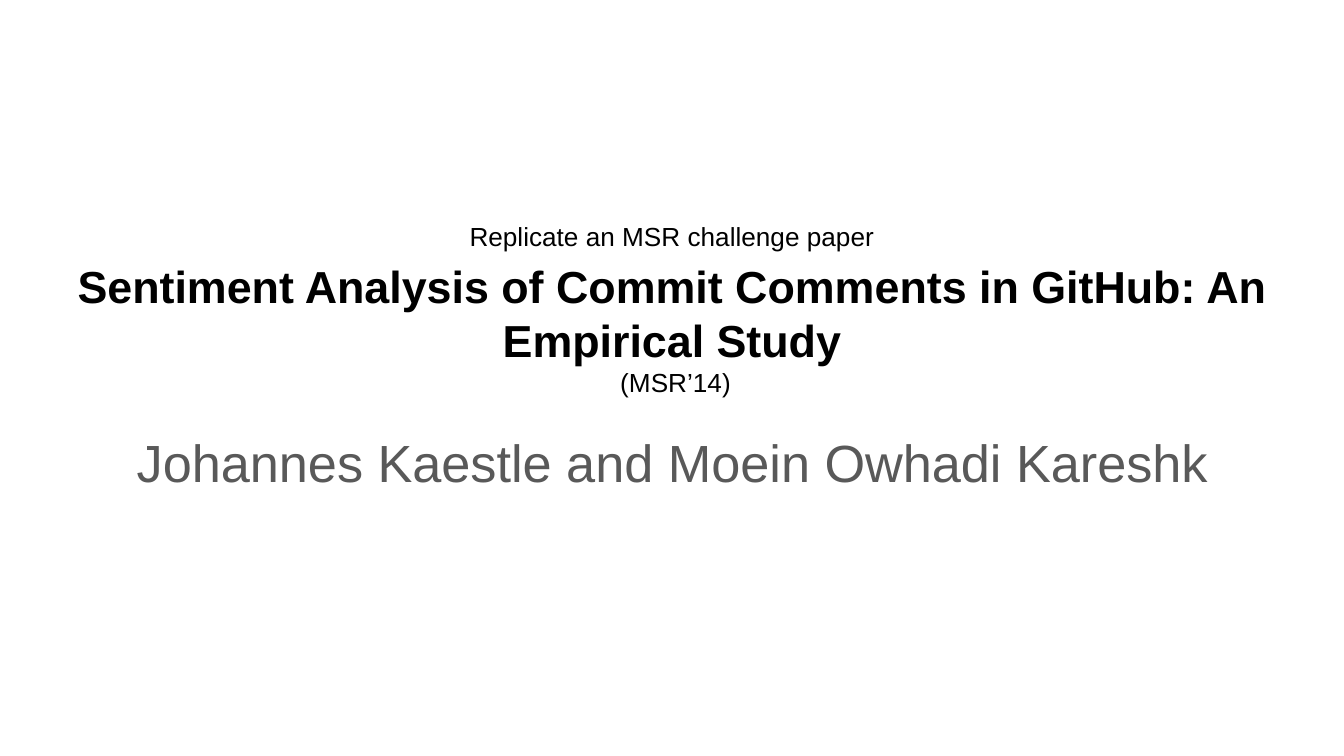
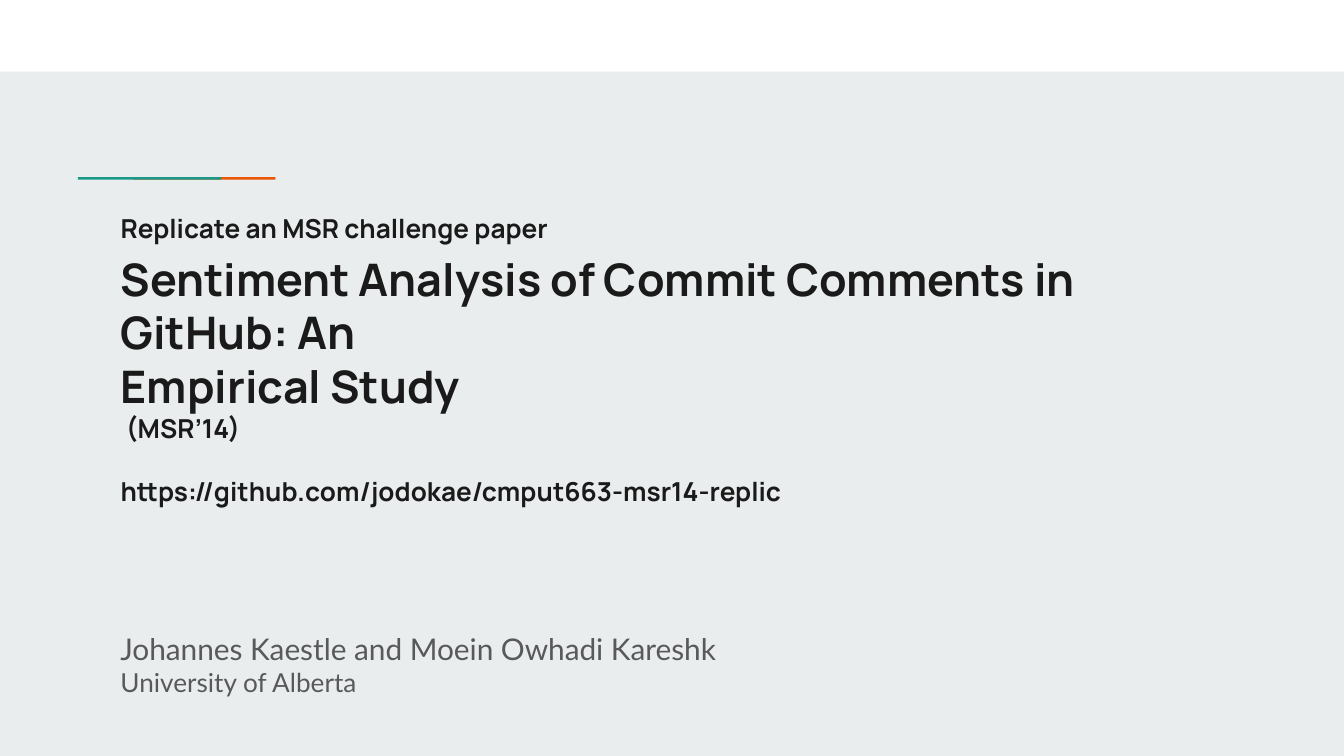
Before and after one commit to jodokae/cmput663-msr14-replic, a slide deck: slide 1 of Presentation-A1.pptx. Drawn at 1344x756 pixels with LibreOffice and Linux fonts; fonts in the diff are those of the drawing. Boxes give left, top, right and bottom in pixels: in the first picture for what was removed or moved away, otherwise in the second. Text is boxed around its words. In the diff, an @@ line names an element or a change of style, - is before the commit and + after.

```diff
--- a/Presentation-A1.pptx
+++ b/Presentation-A1.pptx
@@ background #FFFFFF to #E9EDEE @@
@@ rectangle added at (0, 0, 1344, 71), fill #FFFFFF @@
@@ rectangle added at (122, 175, 177, 181), fill #1A9988 @@
@@ rectangle added at (176, 175, 231, 181), fill #EB5600 @@
@@ title "Replicate an MSR challenge paper": place and size @@
-title "Replicate an MSR challenge paper" at (78, 227, 1266, 398)
+title "Replicate an MSR challenge paper" at (121, 218, 1075, 508)
@@ title "Replicate an MSR challenge paper" at (121, 218, 1075, 508): vertical alignment bottom to top @@
@@ title at (121, 218, 1075, 442): font Arial to Manrope, text colour #000000 to #1A1A1A in "Replicate an MSR challenge paper", "Sentiment Analysis of Commit Comments in GitHub: ...", "Empirical Study", "(MSR’14)"; bold on in "Replicate an MSR challenge paper", "(MSR’14)"; alignment centre to left @@
@@ title at (121, 481, 781, 508): paragraph added @@
+https://github.com/jodokae/cmput663-msr14-replic
@@ subtitle "Johannes Kaestle and Moein Owhadi ...": place and size @@
-subtitle "Johannes Kaestle and Moein Owhadi ..." at (137, 444, 1208, 483)
+subtitle "Johannes Kaestle and Moein Owhadi ..." at (120, 638, 716, 697)
@@ subtitle at (120, 638, 716, 660): size 28 to 16 pt, font Arial to Lato in "Johannes Kaestle and Moein Owhadi Kareshk"; alignment centre to left @@
@@ subtitle at (120, 673, 356, 697): paragraph added @@
+University of Alberta
```
Also in this commit, not shown: 4 other slides changed, 5 slides added, 4 slides removed, 1 other file.
